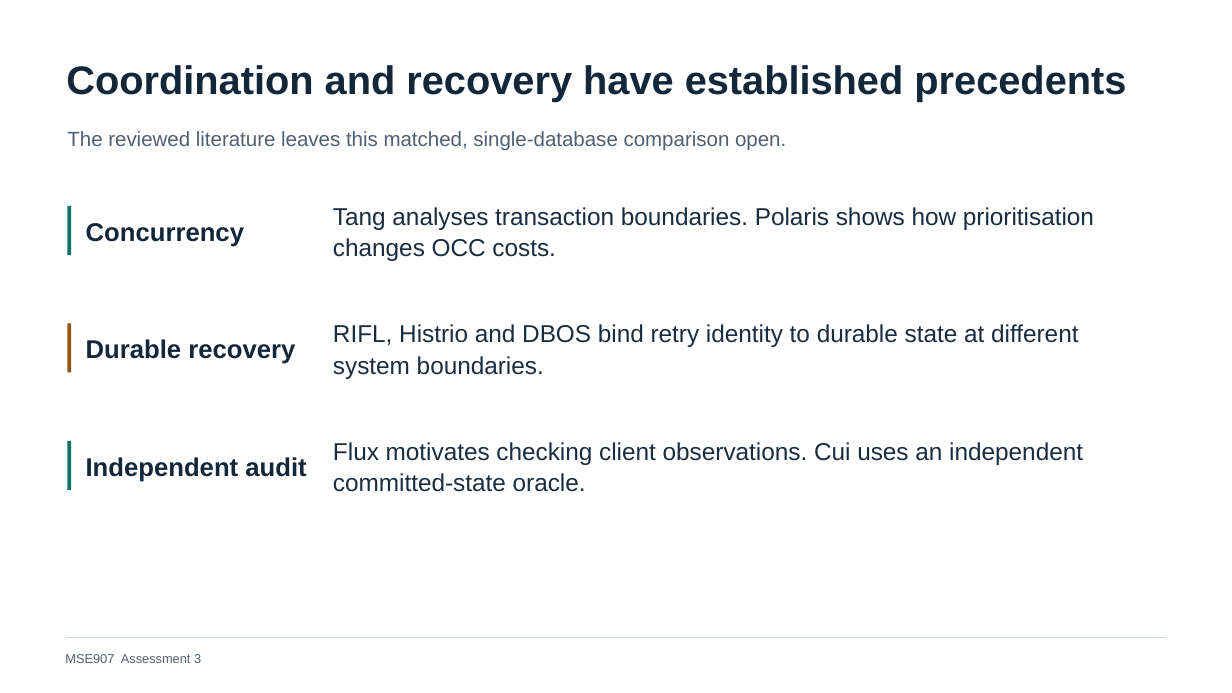
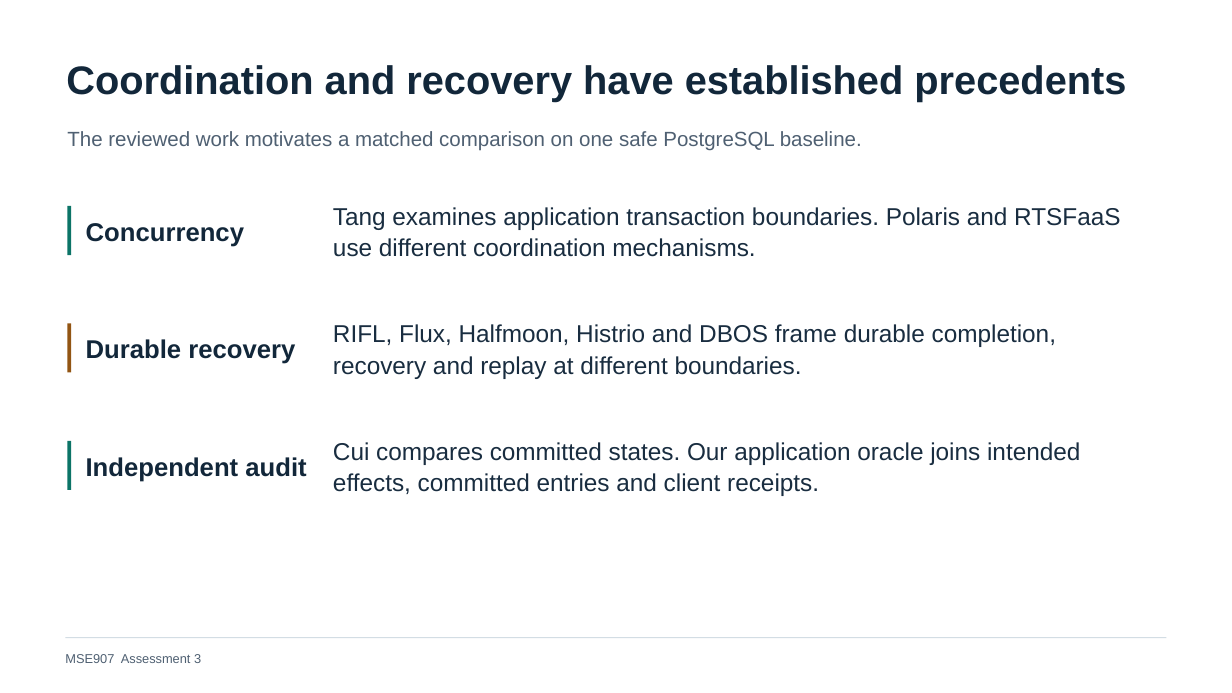
Before and after one commit to miku-wwl/capstone, a slide deck: slide 3 of docs/week04/Day06/Assessment3_Final_Presentation_EN.pptx. Drawn at 1232x693 pixels with LibreOffice and Linux fonts; fonts in the diff are those of the drawing. Boxes give left, top, right and bottom in pixels: in the first picture for what was removed or moved away, otherwise in the second. Text is boxed around its words. In the diff, an @@ line names an element or a change of style, - is before the commit and + after.

```diff
--- a/docs/week04/Day06/Assessment3_Final_Presentation_EN.pptx
+++ b/docs/week04/Day06/Assessment3_Final_Presentation_EN.pptx
@@ text at (67,131,862,151): text changed @@
-The reviewed literature leaves this matched, single-database comparison open.
+The reviewed work motivates a matched comparison on one safe PostgreSQL baseline.
@@ text at (333,207,1120,257): text changed @@
-Tang analyses transaction boundaries. Polaris shows how prioritisation changes OCC costs.
+Tang examines application transaction boundaries. Polaris and RTSFaaS use different coordination mechanisms.
@@ text at (333,324,1056,379): text changed @@
-RIFL, Histrio and DBOS bind retry identity to durable state at different system boundaries.
+RIFL, Flux, Halfmoon, Histrio and DBOS frame durable completion, recovery and replay at different boundaries.
@@ text at (333,442,1080,496): text changed @@
-Flux motivates checking client observations. Cui uses an independent committed-state oracle.
+Cui compares committed states. Our application oracle joins intended effects, committed entries and client receipts.
```
Also in this commit, not shown: 9 other slides changed, 12 other files.
